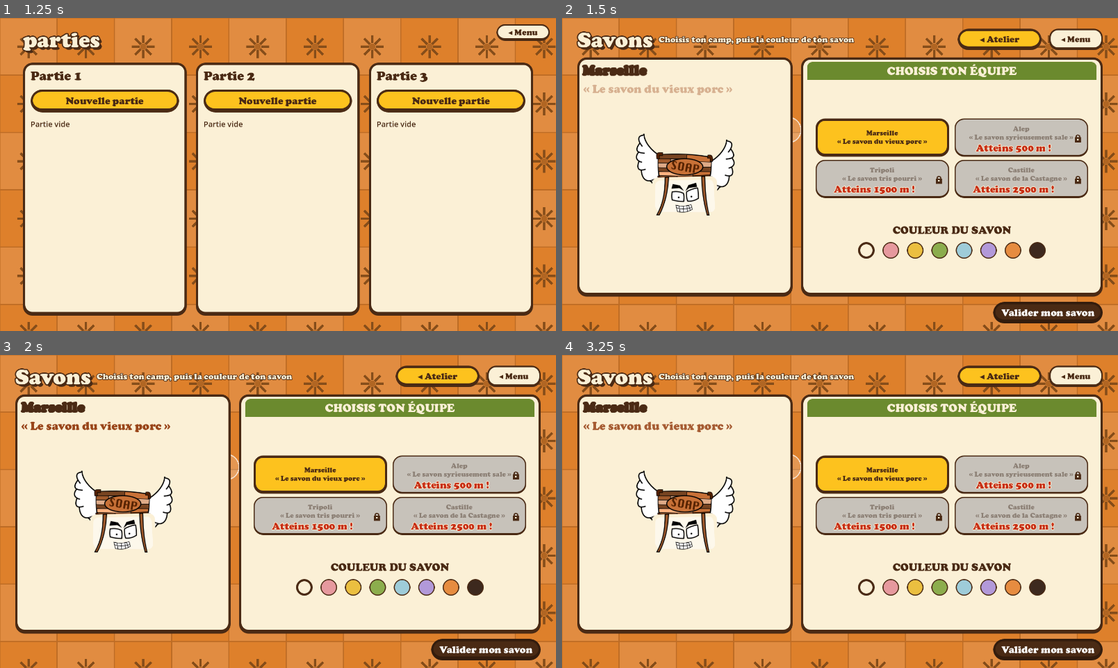
Above: before the commit, frames 1-4 (two rows, left to right).
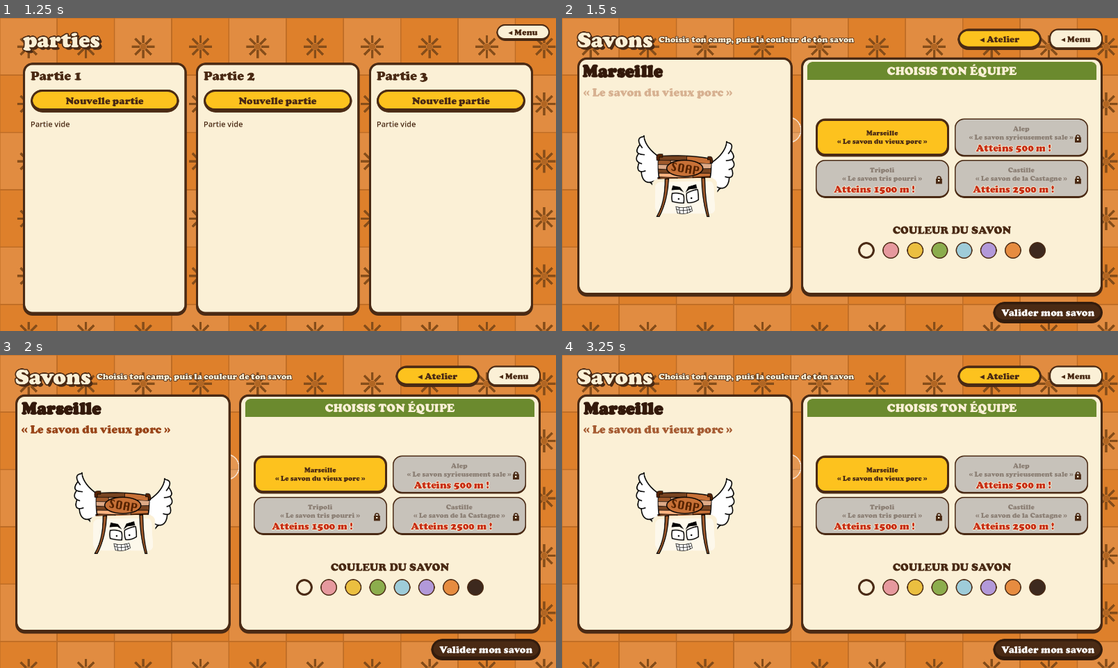
Above: after the commit, the same moments.

Repository: atostivint/LesAilesEtLaCaisse
Game: Godot game, scene res://Mathilde/main_menu.tscn
Same seed, same stepped clock (60 frames per second), same inputs: the game is played once before the commit and once after it. Sound files missing from this copy of the repository are replaced by a short silence.
Inputs:
- Up to frame 1 (1.25 s): click "Nouvelle partie" at 0.5 s
- Up to frame 2 (1.5 s): click "Nouvelle partie" at 1.25 s
- Up to frame 3 (2 s): no input
- Up to frame 4 (3.25 s): click "◂ Atelier" at 2 s; click "Savon ▸" at 2.75 s

Frame 1 is identical in both runs. In frame 2, 1.9% of the frame differs, in the area x 3-32%, y 14-64%; in frame 3, 2.0%; in frame 4, 2.0%.

Commit message:
Écran des savons : nom du savon en police plus grasse et plus grande
Co-Authored-By: Claude Haiku 5.5 <noreply@anthropic.com>

Diff:
--- a/scripts/equipes.gd
+++ b/scripts/equipes.gd
@@ -66,8 +66,15 @@
 		b.pressed.connect(_on_couleur.bind(i))
 		swatches.add_child(b)
 	valider.pressed.connect(_on_valider)
-	nom_label.add_theme_color_override("font_outline_color", BRUN)
-	nom_label.add_theme_constant_override("outline_size", 8)
+	# Nom du savon : police du jeu en plus gras et plus grande, pour bien la lire
+	var gras := FontVariation.new()
+	gras.base_font = nom_label.get_theme_font("font")
+	gras.variation_embolden = 0.9
+	nom_label.add_theme_font_override("font", gras)
+	nom_label.add_theme_font_size_override("font_size", 44)
+	nom_label.add_theme_color_override("font_color", Color(0.2, 0.1, 0.04, 1))
+	nom_label.add_theme_color_override("font_outline_color", CREME)
+	nom_label.add_theme_constant_override("outline_size", 4)
 	savon.set_crate_texture(CRATE)
 	zone.resized.connect(_place_savon)
 	_place_savon()
